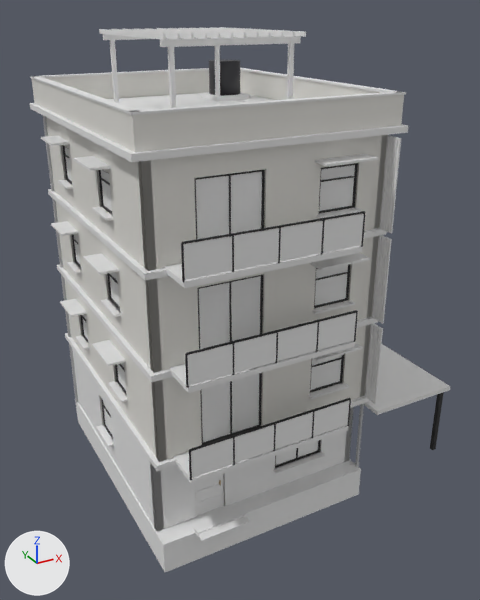
An edit to the glTF model godot/assets/buildings/city_house_8x10_4.glb, drawn before and after from the same camera.
Before and after are seen from a 50 mm camera at (-9.9, -20.9, 16.0) aimed at (1.2, -0.8, 6.0). The lights are fixed; the arrows at lower left show +X, +Y and +Z. The older version comes first. Vertices at exactly the same position are counted once.

Names of what the first picture shows: 'city_house_8x10_4'.
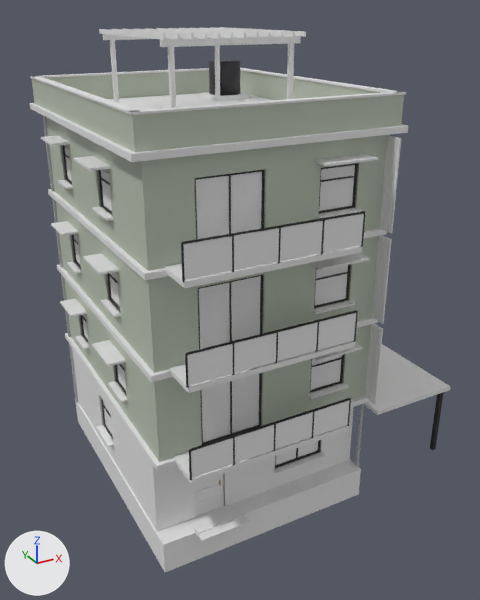
Where the change shows, as pixel boxes (x1, y1, x2, y2) in the pictures (480 x 600 px; the box of a moved part takes in the faces that stretch with it):
part 1 of me_cube, moved or reshaped (mostly hidden): (58, 180, 81, 268) in both
part 2 of me_cube, moved or reshaped (not visible afterwards): before (344, 135, 388, 462)
part 3 of me_cube, moved or reshaped (not visible afterwards): before (141, 160, 167, 532)
part 4 of me_cube, recoloured (white to light grey): (32, 70, 404, 462) in both

What the commit changed:
me_cube has 4712 vertices, 8192 faces and spans x -4.6..7.5, y -6.3..5.6, z -1.2..15.4.
me_cube is used by ob_city_house_8x10_4; location (0.0, 0.0, 0.0).
me_cube part 1: 24 vertices moved within x -4.2..0.8, y 1.9..4.9, z 4.0..10.3; 16 vertices removed from x -3.8..3.8, y 5.0, z 0.0..12.6; 16 vertices added at x -3.8..3.8, y 4.8, z 0.0..12.6.
me_cube part 2: 8 vertices moved within x 3.9..4.2, y -2.3..-1.0, z 4.0; 8 vertices removed from x 3.8, y -5.0..-4.4, z 0.0..12.6; 8 vertices added at x 3.8, y -4.8..-4.2, z 0.0..12.6.
me_cube part 3: 8 vertices removed from x -3.8, y -5.0..-4.4, z 0.0..12.6; 8 vertices added at x -3.8, y -4.8..-4.2, z 0.0..12.6.
me_cube part 4: 1087 kept faces spanning x -4.2..4.2, y -5.2..5.2, z 0.5..13.7 get new vertex colours; the middle colour goes from white #f9f7f1 to light grey #ced7c5.
